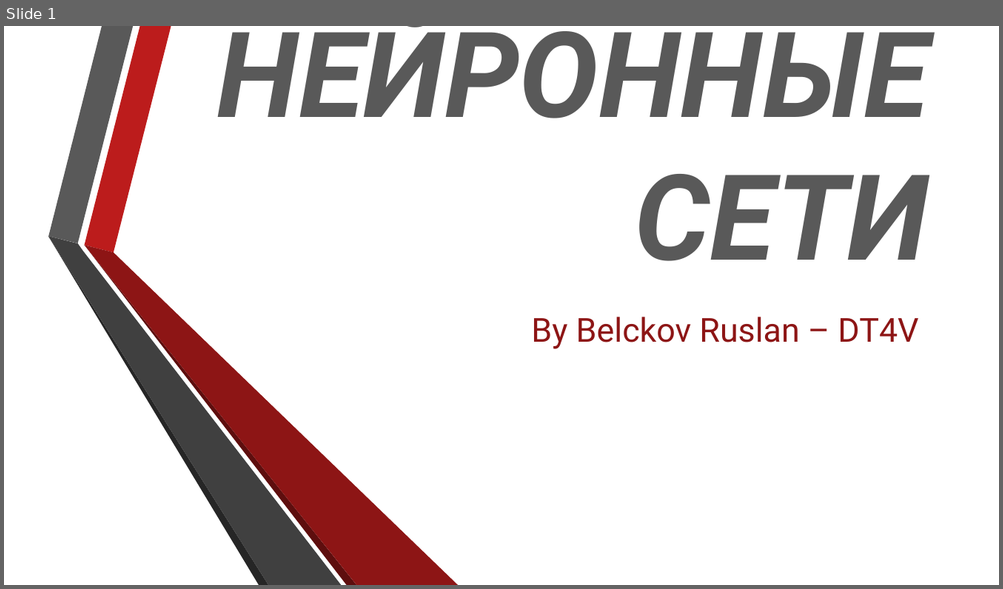
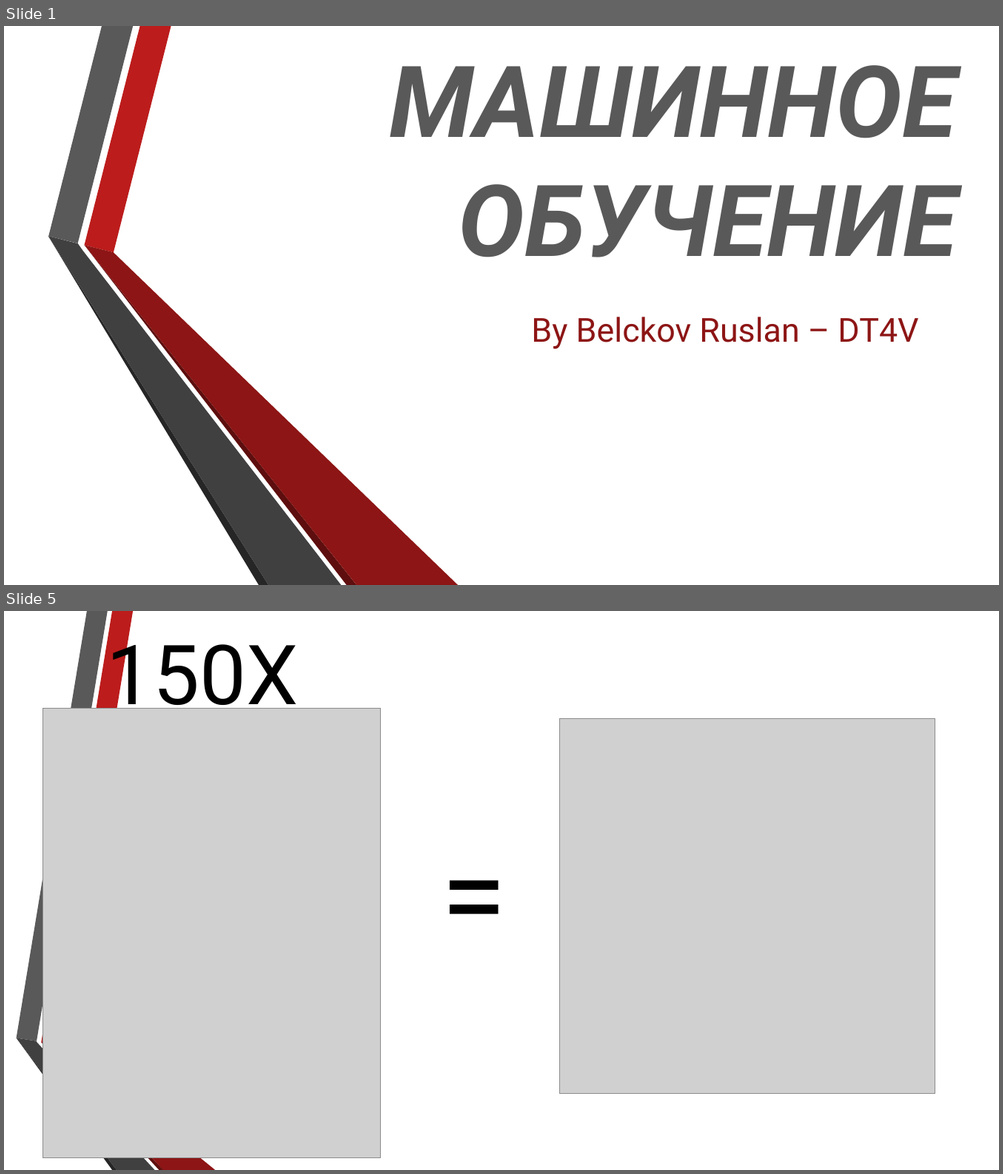
Before and after one commit to DanteTemplar/NPK, a slide deck: Нейронные Сети, Бельков.pptx. Shown one above the other, each under a label of ours: slide 1 before the commit, slides 1 and 5 after it; the slides between them are not shown. The pictures are 1003x589 and 1003x1174 pixels, drawn with LibreOffice and Linux fonts; fonts in the diff are those of the drawing; grey boxes stand for pictures; background and template pictures are left out. Boxes give left, top, right and bottom in pixels: in the first picture for what was removed or moved away, otherwise in the second. Text is boxed around its words. In the diff, an @@ line names an element or a change of style, - is before the commit and + after.

```diff
--- a/Нейронные Сети, Бельков.pptx
+++ b/Нейронные Сети, Бельков.pptx
@@ slide 5 added at box(4, 611, 999, 1170), background picture (left out) @@
@@ title added at box(106, 628, 298, 723), 80 pt, text #000000 @@
+150Х
@@ picture added at box(42, 708, 381, 1159) @@
@@ picture added at box(559, 718, 934, 1093) @@
@@ text added at box(434, 815, 519, 967), 115 pt, text #000000 @@
+=
@@ group added at box(16, 611, 215, 1170): 6 freeform shapes @@
@@ slide 1 changed as well @@
@@ title at box(389, 65, 956, 258): text changed; size 115 to 96 pt @@
-НЕЙРОННЫЕ СЕТИ
+МАШИННОЕ ОБУЧЕНИЕ
```
Also in this commit, not shown: 3 other slides changed, 13 other slides added, 9 slides removed, 1 other file.
